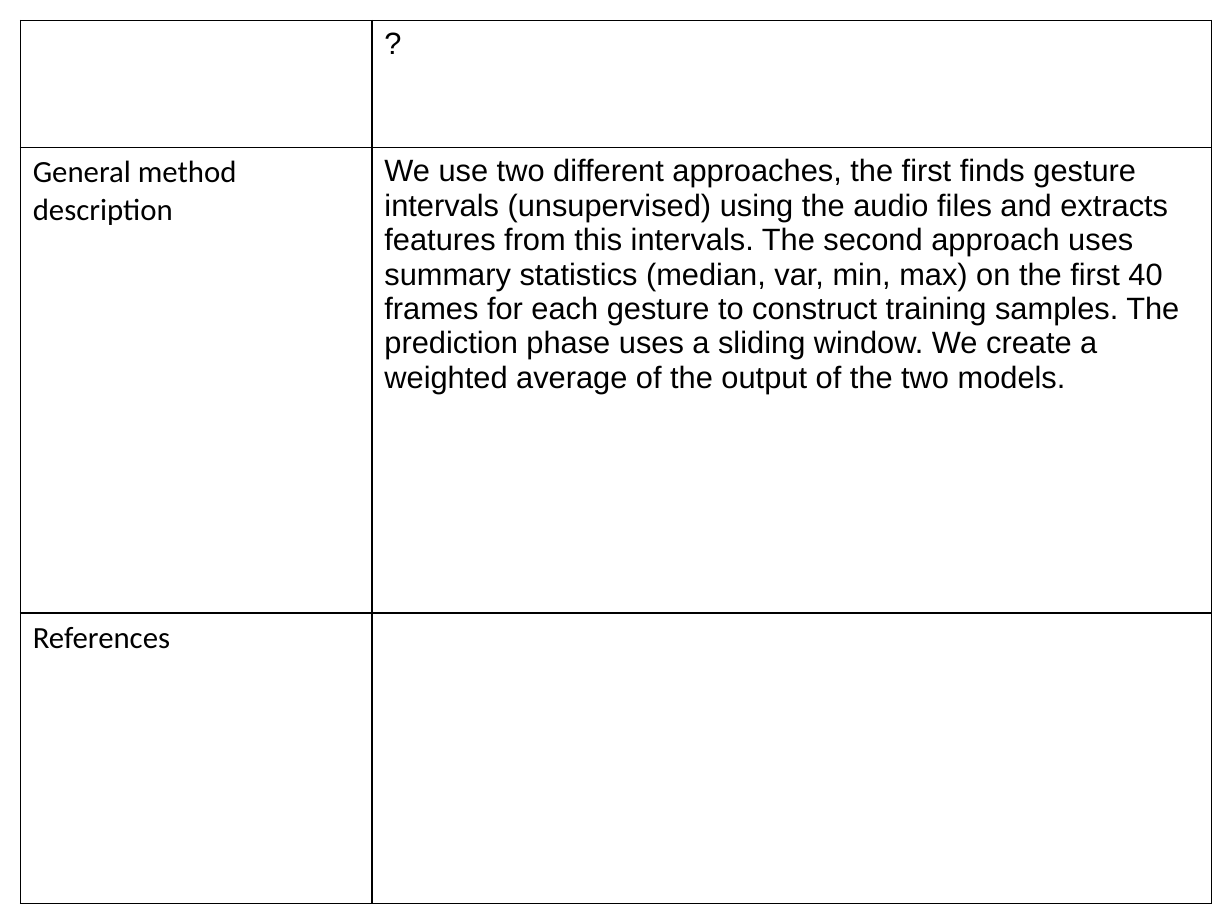
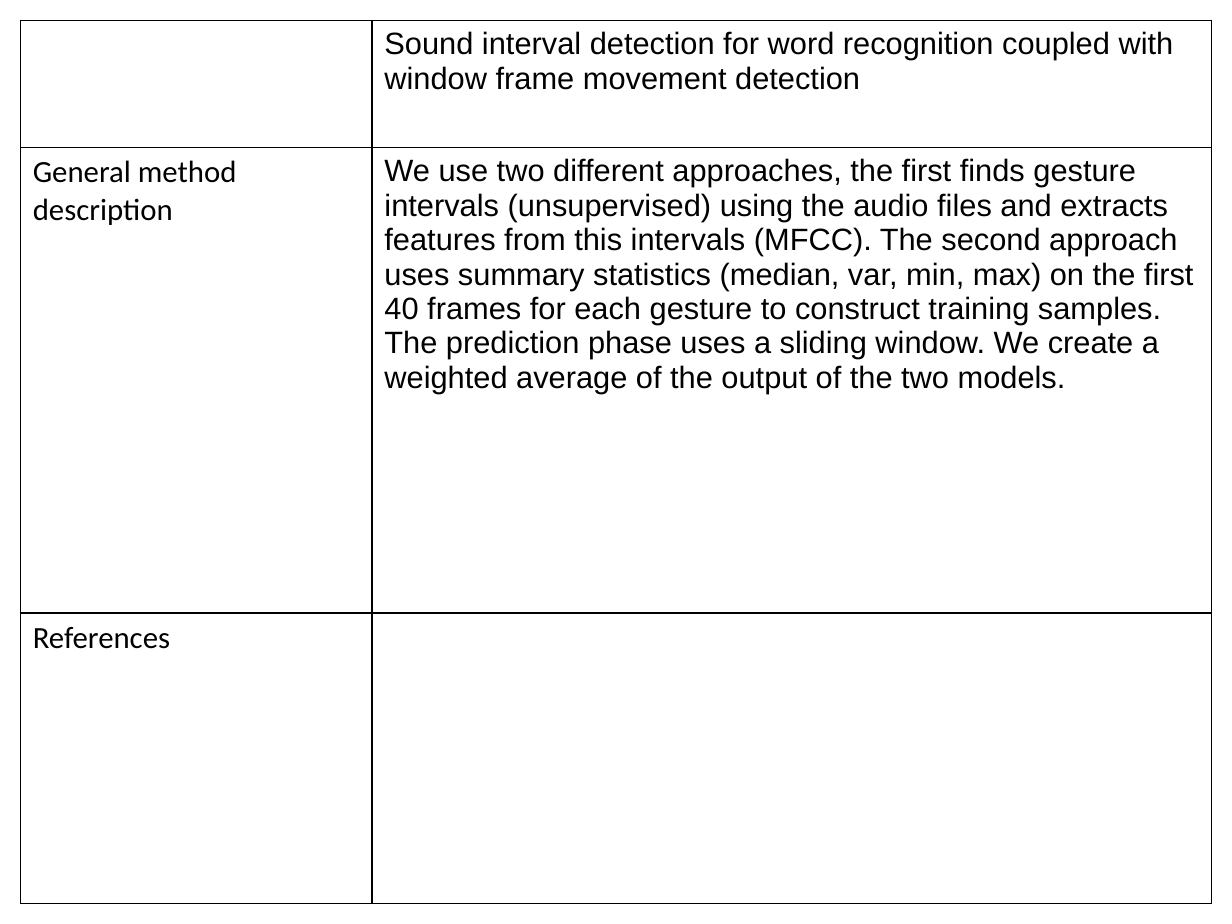
Before and after one commit to thierry-silbermann/MultiModalGestureRecognition, a slide deck: slide 2 of Fact sheet ChaLearn Multimodal Gesture Recognition.pptx. Drawn at 1232x924 pixels with LibreOffice and Linux fonts; fonts in the diff are those of the drawing. Boxes give left, top, right and bottom in pixels: in the first picture for what was removed or moved away, otherwise in the second. Text is boxed around its words. In the diff, an @@ line names an element or a change of style, - is before the commit and + after.

Commit message:
update

```diff
--- a/Fact sheet ChaLearn Multimodal Gesture Recognition.pptx
+++ b/Fact sheet ChaLearn Multimodal Gesture Recognition.pptx
@@ table at box(21, 21, 1211, 904) @@
-row 1, column 2: ?
+row 1, column 2: Sound interval detection for word recognition coupled with window frame movement detection
-row 2, column 2: We use two different approaches, the first finds gesture intervals (unsupervised) using the audio files and extracts features from this intervals. The second approach uses summary statistics (median, var, min, max) on the first 40 frames for each gesture to construct training samples. The prediction phase uses a sliding window. We create a weighted average of the output of the two models.
+row 2, column 2: We use two different approaches, the first finds gesture intervals (unsupervised) using the audio files and extracts features from this intervals (MFCC). The second approach uses summary statistics (median, var, min, max) on the first 40 frames for each gesture to construct training samples. The prediction phase uses a sliding window. We create a weighted average of the output of the two models.
```
Also in this commit, not shown: 3 other slides changed.
